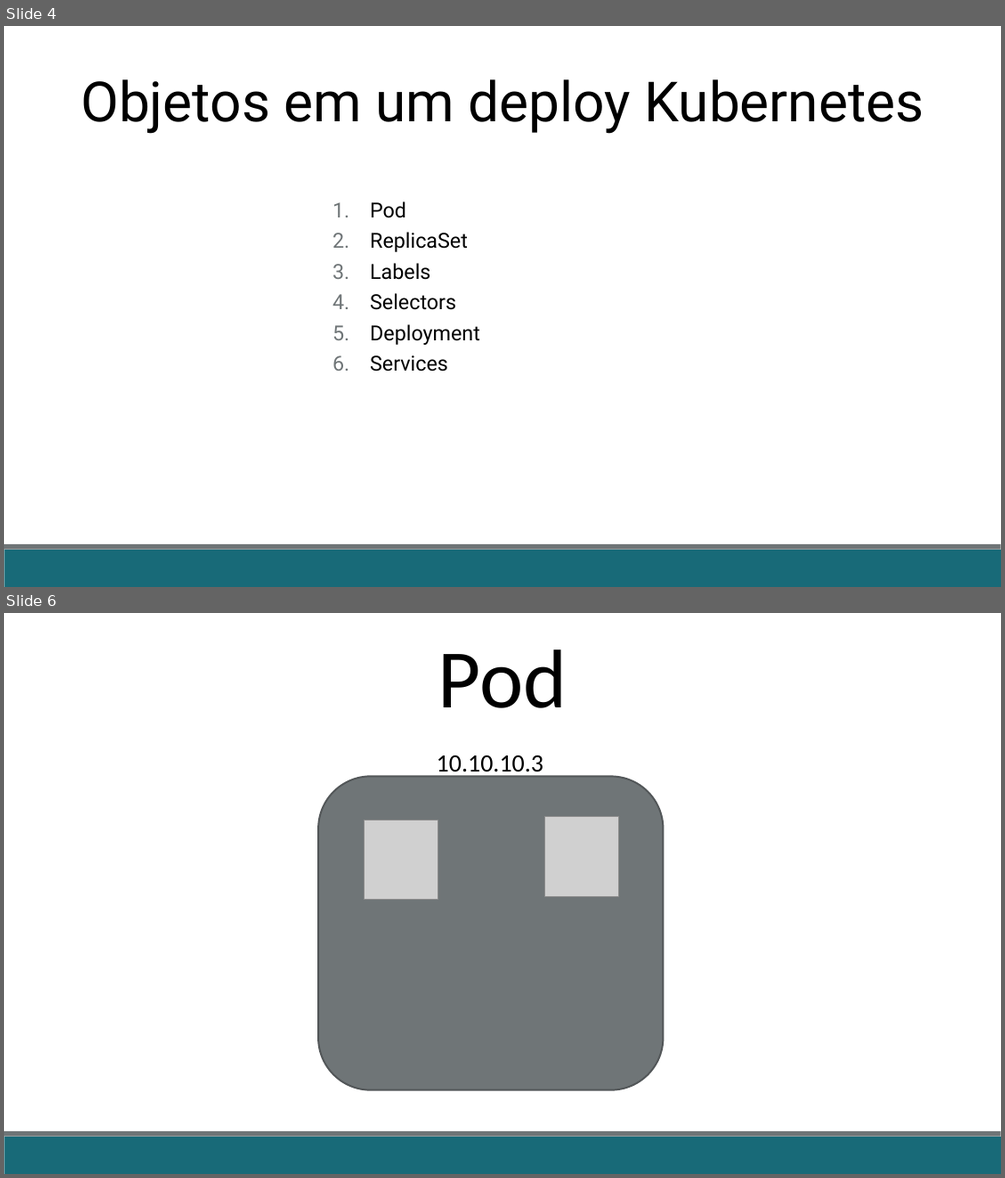
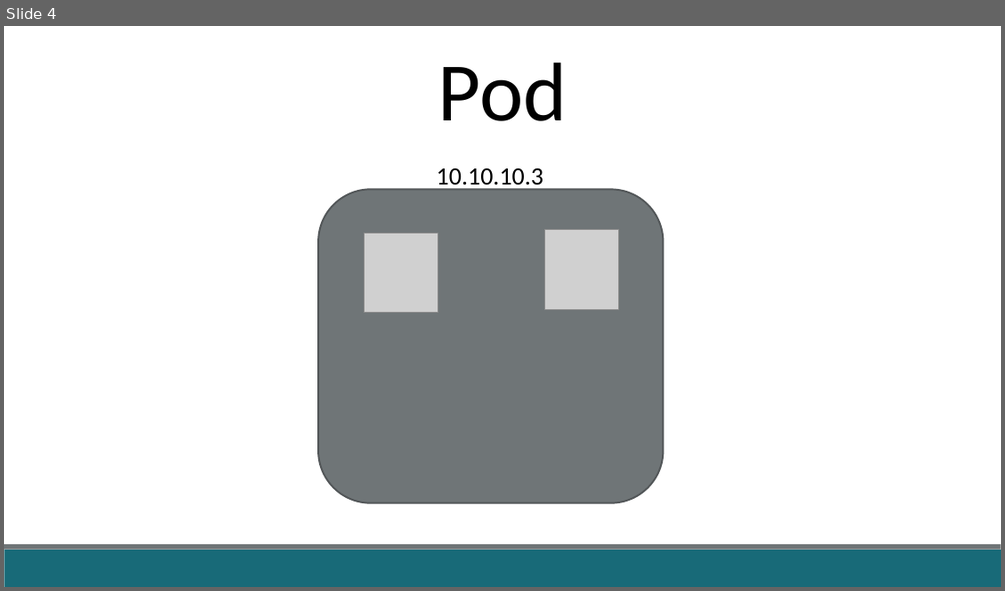
Before and after one commit to fabricioveronez/ApresentacaoAnatomiaDeployK8S, a slide deck: docs/AnatomiaDeployK8S.pptx. Shown one above the other, each under a label of ours: slides 4 and 6 before the commit, slide 4 after it; the slides between them are not shown. The pictures are 1005x1178 and 1005x591 pixels, drawn with LibreOffice and Linux fonts; fonts in the diff are those of the drawing; grey boxes stand for pictures. Boxes give left, top, right and bottom in pixels: in the first picture for what was removed or moved away, otherwise in the second. Text is boxed around its words. In the diff, an @@ line names an element or a change of style, - is before the commit and + after.

```diff
--- a/docs/AnatomiaDeployK8S.pptx
+++ b/docs/AnatomiaDeployK8S.pptx
@@ slide 4 removed at (4,26,1001,587), background #FFFFFF; not listed: 2 template elements that a slide beside it also shows @@
@@ text removed at (81,79,923,134) @@
-Objetos em um deploy Kubernetes
@@ text removed at (370,201,480,371) @@
-1. Pod
-2. ReplicaSet
-3. Labels
-4. Selectors
-5. Deployment
-6. Services
@@ what was slide 6 is now slide 4 @@
```
Also in this commit, not shown: 3 slides changed, 1 slide added, 4 other slides removed, 12 other files.
